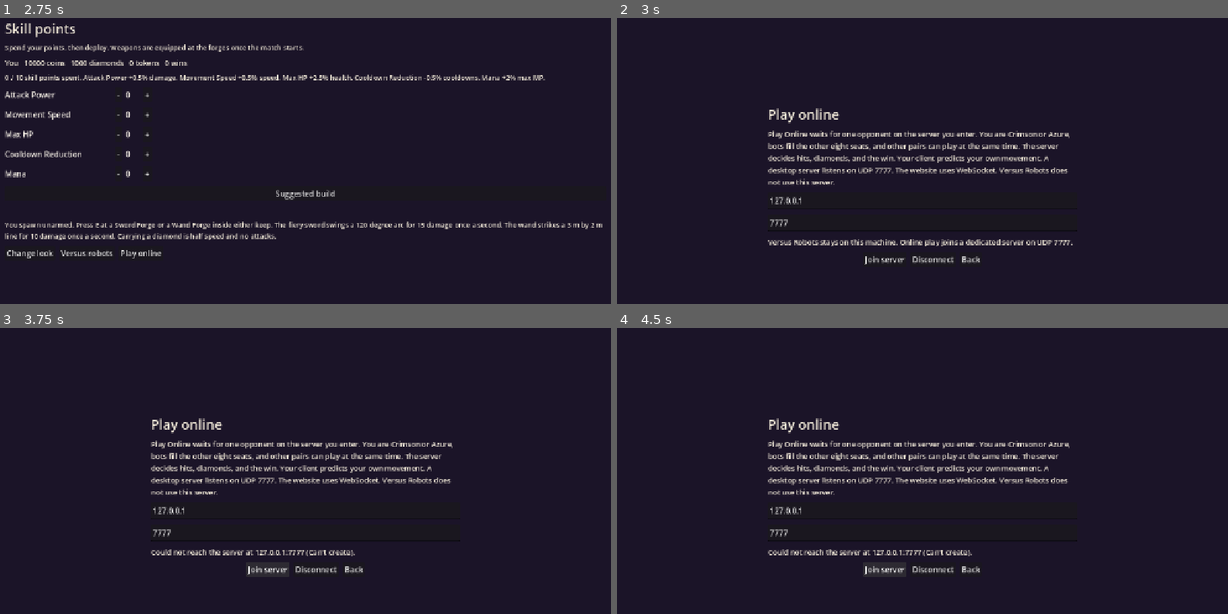
Above: before the commit, frames 1-4 (two rows, left to right).
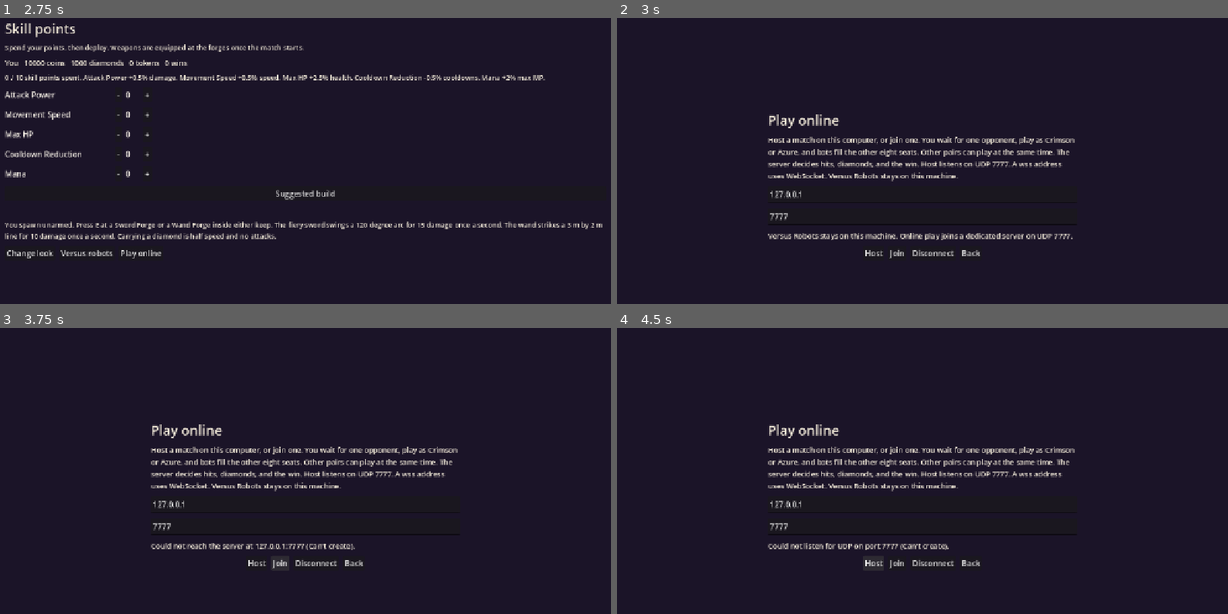
Above: after the commit, the same moments.

Repository: thomakhy025-code/black-forest-godot
Game: Godot game, scene res://scenes/main.tscn
Same seed, same stepped clock (60 frames per second), same inputs: the game is played once before the commit and once after it.
Inputs (mouse positions are in pixels of both pictures, inside the frame that each line leads up to):
- Up to frame 1 (2.75 s): click (232, 226) at 0.52 s; click (378, 226) at 1.27 s; click "Spend skill points" at 2 s
- Up to frame 2 (3 s): click "Play online" at 2.75 s
- Up to frame 3 (3.75 s): click "Join server" (after the commit: "Join") at 3.5 s
- Up to frame 4 (4.5 s): click (873, 562) at 4.25 s, where only the run after the commit has a clickable "Host"

Frame 1 is identical in both runs. In frame 2, 7.1% of the frame differs, in the area x 24-75%, y 31-87%; in frame 3, 6.5%; in frame 4, 6.5%.

Commit message:
Open Play Online as a join lobby.
The website was stopping on an empty server address before the WebSocket connection could start.

Co-authored-by: Cursor <cursoragent@cursor.com>

Diff:
--- a/scripts/main.gd
+++ b/scripts/main.gd
@@ -51,7 +51,14 @@
 
 func _on_net_status() -> void:
 	if online_status:
-		online_status.text = Net.status
+		online_status.text = _lobby_status(Net.status)
+
+
+func _lobby_status(raw: String) -> String:
+	var text := raw.strip_edges()
+	if text.contains("not configured") or text.contains("no public server"):
+		return "Type the server's wss address, then Join. You wait for one opponent."
+	return text
 
 
 func show_armory() -> void:
@@ -140,20 +147,30 @@
 
 
 func _open_online() -> void:
-	online_status.text = Net.status
+	online_status.text = _lobby_status(Net.status)
 	_show_screen("online")
+
+
+func _host_online() -> void:
+	if OS.has_feature("web"):
+		online_status.text = "A browser cannot host the match. Type the server's wss address, then Join."
+		return
+	Net.use_websocket = false
+	Net.start_server(7777)
+	online_status.text = _lobby_status(Net.status)
 
 
 func _join_online() -> void:
 	var addr := address_edit.text.strip_edges()
 	var on_web := OS.has_feature("web")
 	if addr == "":
-		addr = str(Net.address) if on_web else "127.0.0.1"
+		addr = str(Net.address).strip_edges() if on_web else "127.0.0.1"
 	if on_web and (addr == "" or addr.begins_with("pending.")):
-		online_status.text = "Play Online is not configured. This site has no public server address."
+		online_status.text = "Type the server's wss address, then Join. You wait for one opponent."
+		address_edit.grab_focus()
 		return
 	if on_web and (addr == "127.0.0.1" or addr == "localhost"):
-		online_status.text = "This website joins the public WebSocket server, not this computer."
+		online_status.text = "This website joins a WebSocket server on the internet, not this computer."
 		return
 	var prt := int(port_edit.text) if port_edit.text.is_valid_int() else (int(Net.port) if on_web else 7777)
 	var data: Dictionary = Profile.snapshot()
@@ -164,7 +181,7 @@
 		"gender": str(data.get("gender", "female")),
 		"stats": data.get("stats", {}),
 	})
-	online_status.text = Net.status
+	online_status.text = _lobby_status(Net.status)
 
 
 func _disconnect_online() -> void:
@@ -294,26 +311,27 @@
 	col.add_child(_title_label("Play online", 28))
 	var on_web := OS.has_feature("web")
 	var host := str(Net.address).strip_edges()
-	var hint_text := "Play Online is not configured. This site has no public server address. Versus Robots stays on this machine."
+	var hint_text := "Join the match server. You wait for one opponent, play as Crimson or Azure, and bots fill the other eight seats. Other pairs can play at the same time. The server decides hits, diamonds, and the win. This website connects with a secure WebSocket, so the address looks like wss://your-server. Versus Robots stays on this machine."
 	if on_web and host != "" and not host.begins_with("pending."):
-		hint_text = "Play Online waits for one opponent. You are Crimson or Azure, bots fill the other eight seats, and other pairs can play at the same time. The server decides hits, diamonds, and the win. Your client predicts your own movement. Versus Robots does not use this server."
+		hint_text = "Join the match server. You wait for one opponent, play as Crimson or Azure, and bots fill the other eight seats. Other pairs can play at the same time. The server decides hits, diamonds, and the win. Your client predicts your own movement."
 	elif not on_web:
-		hint_text = "Play Online waits for one opponent on the server you enter. You are Crimson or Azure, bots fill the other eight seats, and other pairs can play at the same time. The server decides hits, diamonds, and the win. Your client predicts your own movement. A desktop server listens on UDP 7777. The website uses WebSocket. Versus Robots does not use this server."
+		hint_text = "Host a match on this computer, or join one. You wait for one opponent, play as Crimson or Azure, and bots fill the other eight seats. Other pairs can play at the same time. The server decides hits, diamonds, and the win. Host listens on UDP 7777. A wss address uses WebSocket. Versus Robots stays on this machine."
 	var hint := _title_label(hint_text, 15)
 	hint.autowrap_mode = TextServer.AUTOWRAP_WORD_SMART
 	hint.custom_minimum_size = Vector2(640, 0)
 	col.add_child(hint)
 	address_edit = LineEdit.new()
-	address_edit.text = Net.address if on_web else "127.0.0.1"
-	address_edit.placeholder_text = "Server address"
+	address_edit.text = host if on_web and host != "" and not host.begins_with("pending.") else ("" if on_web else "127.0.0.1")
+	address_edit.placeholder_text = "wss://server" if on_web else "Server address"
 	address_edit.custom_minimum_size = Vector2(320, 36)
+	address_edit.text_submitted.connect(func(_text): _join_online())
 	col.add_child(address_edit)
 	port_edit = LineEdit.new()
 	port_edit.text = str(Net.port) if on_web else "7777"
 	port_edit.placeholder_text = "Port"
 	port_edit.custom_minimum_size = Vector2(160, 36)
 	col.add_child(port_edit)
-	online_status = _title_label(Net.status, 15)
+	online_status = _title_label(_lobby_status(Net.status), 15)
 	online_status.autowrap_mode = TextServer.AUTOWRAP_WORD_SMART
 	online_status.custom_minimum_size = Vector2(640, 0)
 	col.add_child(online_status)
@@ -322,9 +340,15 @@
 	row.add_theme_constant_override("separation", 8)
 	col.add_child(row)
 	var join := Button.new()
-	join.text = "Join server"
+	join.text = "Join"
 	join.focus_mode = Control.FOCUS_NONE
 	join.pressed.connect(_join_online)
+	if not on_web:
+		var host_button := Button.new()
+		host_button.text = "Host"
+		host_button.focus_mode = Control.FOCUS_NONE
+		host_button.pressed.connect(_host_online)
+		row.add_child(host_button)
 	var close := Button.new()
 	close.text = "Disconnect"
 	close.focus_mode = Control.FOCUS_NONE
